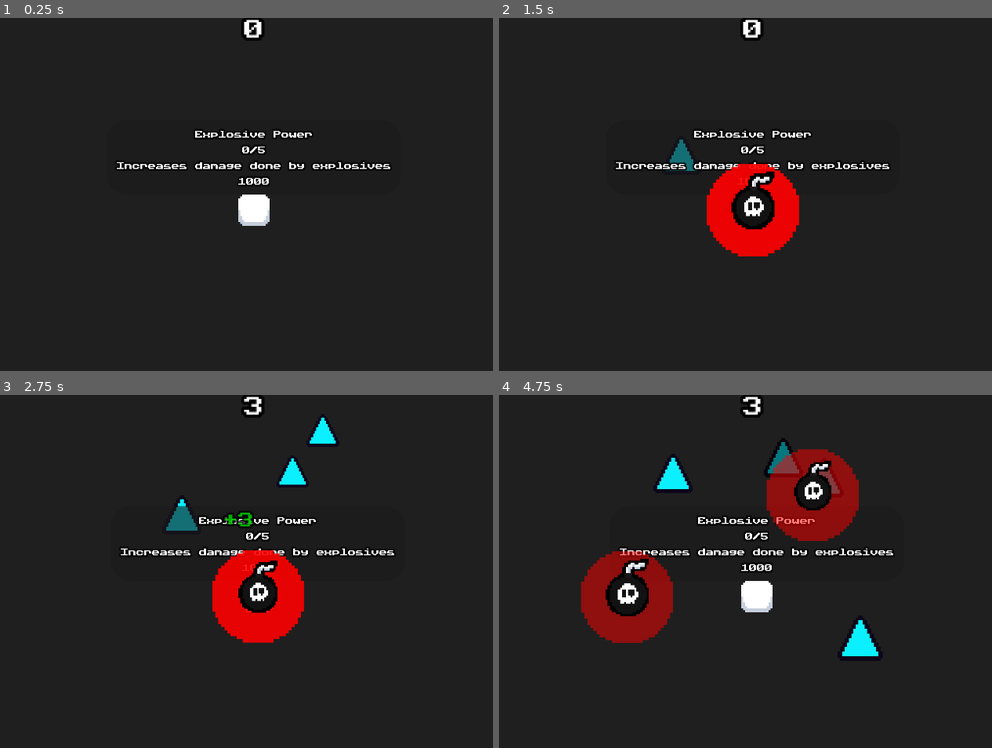
Above: before the commit, frames 1-4 (two rows, left to right).
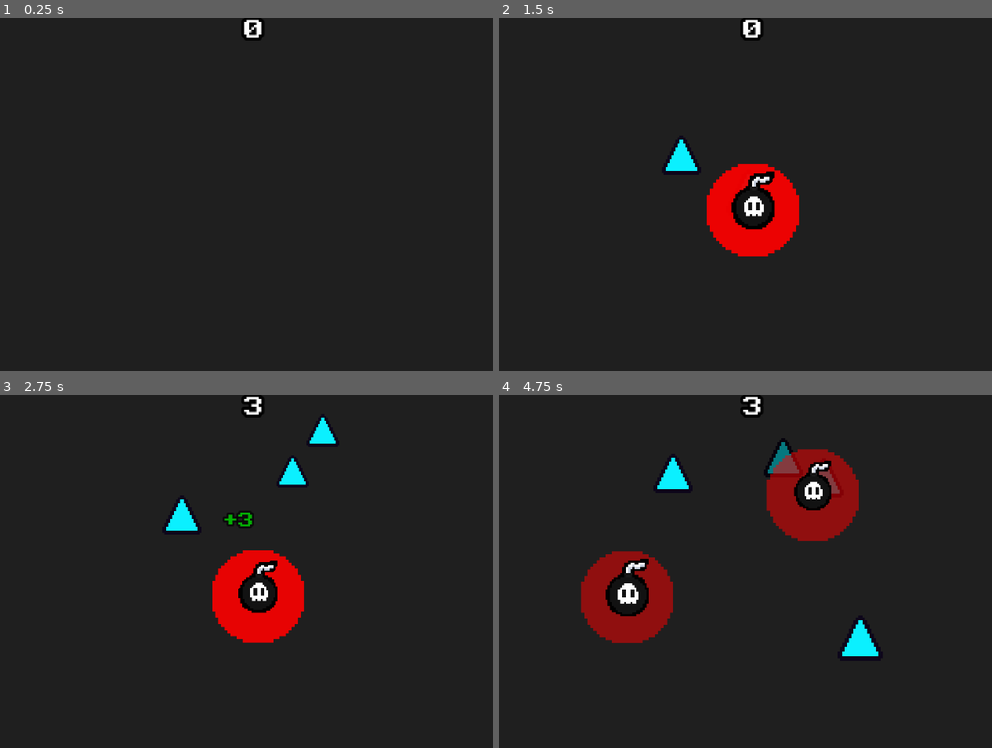
Above: after the commit, the same moments.

Repository: SpicyTime/BlastForge
Game: Godot game, scene res://main/main.tscn
The game is run twice, just before and just after one commit, with the same random seed, the same clock (stepped at 60 frames per second) and the same inputs. The engine's default icon, where the game draws it, is replaced by a stand-in: a white triangle on a blue panel in a dark square.
Inputs (mouse positions are in pixels of both pictures, inside the frame that each line leads up to):
- Up to frame 1 (0.25 s): no input
- Up to frame 2 (1.5 s): click (755, 208) at 0.52 s; click (755, 208) at 1.27 s
- Up to frame 3 (2.75 s): click (256, 585) at 2.02 s
- Up to frame 4 (4.75 s): move the mouse to (888, 553) at 2.77 s; click (888, 553) at 2.85 s; move the mouse to (627, 589) at 3.52 s; click (627, 589) at 3.6 s; move the mouse to (814, 493) at 4.27 s; click (814, 493) at 4.35 s

The runs differ from the first frame. In frame 1, 2.2% of the frame differs, in the area x 23-80%, y 31-59%; in frame 2, 1.6%; in frame 3, 1.7%; in frame 4, 2.2%.

Commit message:
Commit needed for checkout

Diff:
--- a/game/world.tscn
+++ b/game/world.tscn
@@ -1,10 +1,9 @@
-[gd_scene load_steps=8 format=3 uid="uid://k7nqsblly5gs"]
+[gd_scene load_steps=7 format=3 uid="uid://k7nqsblly5gs"]
 
 [ext_resource type="Script" uid="uid://vwrqyfjerpum" path="res://game/world.gd" id="1_vn0wg"]
 [ext_resource type="Script" uid="uid://uxk2gctotf6f" path="res://game/breakable_spawner.gd" id="2_aseec"]
 [ext_resource type="Script" uid="uid://dqanl875ga8m6" path="res://game/camera.gd" id="2_tvmmn"]
 [ext_resource type="Script" uid="uid://cpc1o46lwdj2q" path="res://components/shake_component.gd" id="3_4xpgs"]
-[ext_resource type="PackedScene" uid="uid://cuh5eo4mk36ak" path="res://upgrade system/upgrade_node.tscn" id="6_fhh06"]
 
 [sub_resource type="RectangleShape2D" id="RectangleShape2D_fhh06"]
 size = Vector2(320, 10)
@@ -26,8 +25,6 @@
 script = ExtResource("2_aseec")
 
 [node name="ExplosivesContainer" type="Node2D" parent="."]
-
-[node name="UpgradeNode" parent="." instance=ExtResource("6_fhh06")]
 
 [node name="WorldBounds" type="Node2D" parent="."]
 
--- a/ui/themes/upgrade_label.tres
+++ b/ui/themes/upgrade_label.tres
@@ -1,10 +1,9 @@
-[gd_resource type="Theme" load_steps=3 format=3 uid="uid://bmtgglhybhoi"]
+[gd_resource type="Theme" load_steps=2 format=3 uid="uid://bmtgglhybhoi"]
 
 [ext_resource type="FontFile" uid="uid://cjprg7vrkgs6t" path="res://Pixelchunk.ttf" id="1_f2imq"]
-[ext_resource type="FontFile" uid="uid://cyvt0dqu005tm" path="res://madspixel.ttf" id="2_f2imq"]
 
 [resource]
-default_font = ExtResource("2_f2imq")
+default_font = ExtResource("1_f2imq")
 Label/colors/font_outline_color = Color(0, 0, 0, 1)
 Label/constants/outline_size = 3
 Label/font_sizes/font_size = 4
Binary file changed: explosives/explosive_bomb_sprite.png
Binary file removed: madspixel.ttf
Binary file removed: terminal-grotesque.grotesque-regular.ttf
